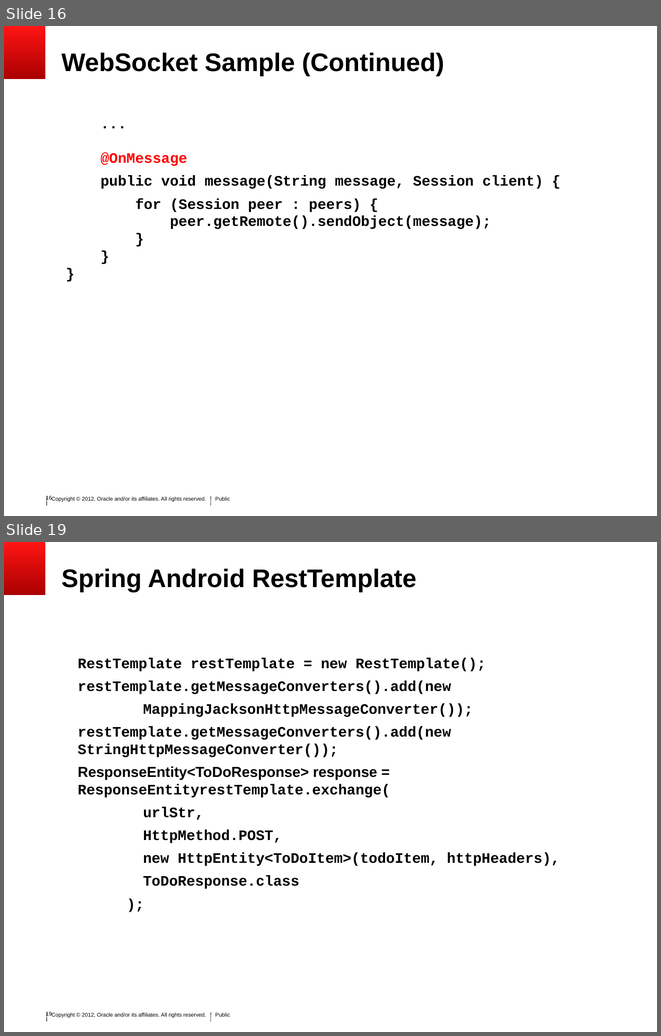
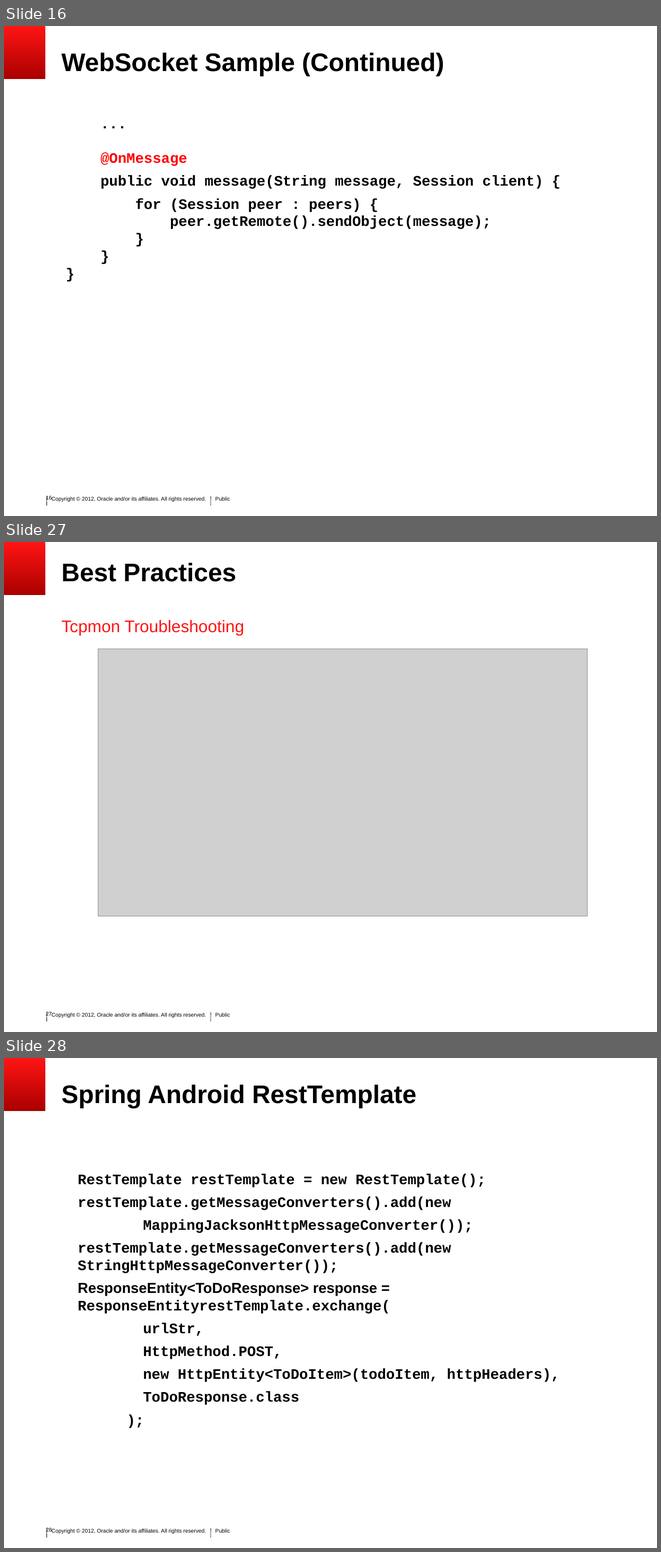
Before and after one commit to SoryBalde/javaee-mobile, a slide deck: javaee_mobile.ppt. Shown one above the other, each under a label of ours: slides 16 and 19 before the commit, slides 16, 27 and 28 after it; the slides between them are not shown. The pictures are 661x1036 and 661x1552 pixels, drawn with LibreOffice and Linux fonts; fonts in the diff are those of the drawing; grey boxes stand for pictures; background and template pictures are left out. Boxes give left, top, right and bottom in pixels: in the first picture for what was removed or moved away, otherwise in the second. Text is boxed around its words. In the diff, an @@ line names an element or a change of style, - is before the commit and + after.

```diff
--- a/javaee_mobile.ppt
+++ b/javaee_mobile.ppt
@@ slide 27 added at bbox=[4, 542, 657, 1032], background #FFFFFF; not listed: 6 template elements that a slide beside it also shows @@
@@ title added at bbox=[61, 563, 236, 582], 28 pt, text #000000, bold @@
+Best Practices
@@ text added at bbox=[61, 620, 244, 635], 18.5 pt, text #FF1414 @@
+Tcpmon Troubleshooting
@@ picture added at bbox=[98, 649, 587, 916] @@
@@ what was slide 19 is now slide 28 @@
@@ page number at bbox=[46, 1528, 52, 1532]: text changed @@
-19
+28
```
Also in this commit, not shown: 11 other slides added, 2 slides removed.
